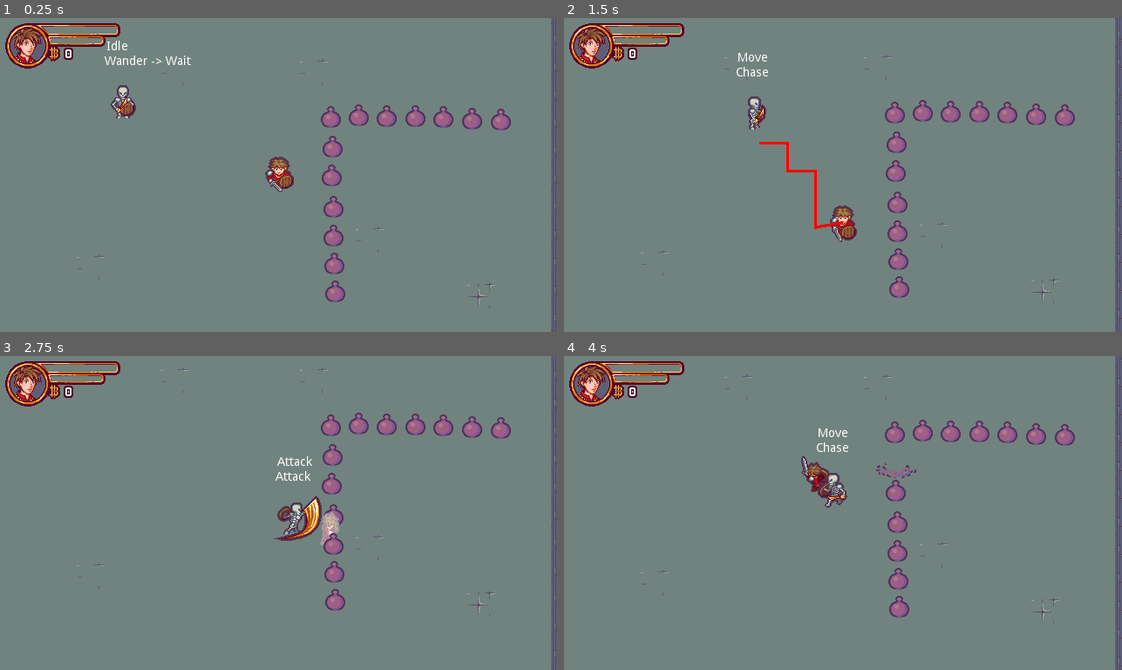
Above: before the commit, frames 1-4 (two rows, left to right).
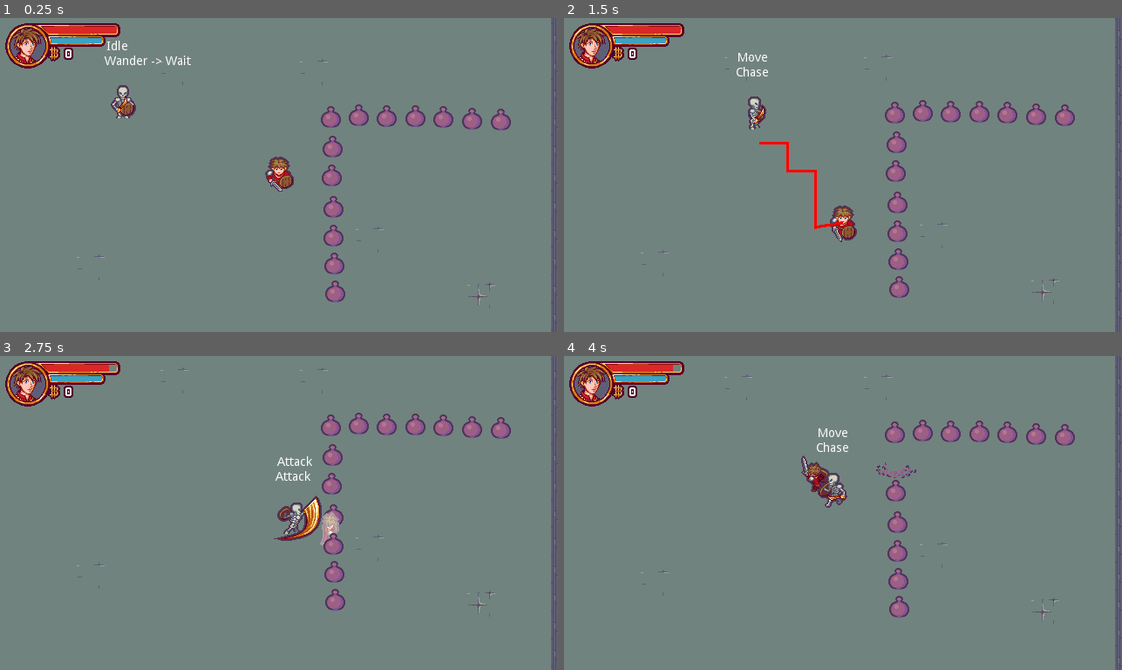
Above: after the commit, the same moments.

Repository: EvilYep/godot-rogue-like-tutorial
Game: Godot game, scene res://Scenes/Levels/Level.tscn
The game is run twice, just before and just after one commit, with the same random seed, the same clock (stepped at 60 frames per second) and the same inputs. Sound files missing from this copy of the repository are replaced by a short silence.
Inputs:
- Up to frame 1 (0.25 s): no input
- Up to frame 2 (1.5 s): tap Enter (ui_accept) at 0.5, 0.77 s; hold Right (ui_right) 0.53-1.28 s; hold Down (ui_down) from 1.28 s (still down)
- Up to frame 3 (2.75 s): tap Enter (ui_accept) at 1.52 s; release Down (ui_down) at 2.03 s; hold Right (ui_right) from 2.03 s (still down)
- Up to frame 4 (4 s): release Right (ui_right) at 2.78 s; hold Up (ui_up) 2.78-3.53 s; tap Enter (ui_accept) at 3.02, 3.77 s; hold Left (ui_left) from 3.53 s (still down)

The runs differ from the first frame. In frame 1, 0.4% of the frame differs, in the area x 7-21%, y 2-9%; in frame 2, 0.4%; in frame 3, 0.4%; in frame 4, 0.4%.

Commit message:
Health bar updating :pager:

Diff:
--- a/Autoload/Events.gd
+++ b/Autoload/Events.gd
@@ -5,4 +5,7 @@
 signal spawn_coin(pos)
 signal coin_collected()
 signal nb_coins_changed(nb_coins)
+
+signal player_hp_changed(new_hp)
+
 signal obstacle_destroyed(obstacle)
--- a/Scenes/Actors/Actor.gd
+++ b/Scenes/Actors/Actor.gd
@@ -128,7 +128,6 @@
 ####  SIGNAL RESPONSES  ####
 
 func _on_hp_changed(new_hp: int) -> void:
-	print(name + " - HP: " + String(new_hp))
 	if new_hp == 0:
 		die()
 
--- a/Scenes/Actors/Character/Player.gd
+++ b/Scenes/Actors/Character/Player.gd
@@ -35,6 +35,11 @@
 
 ####  SIGNAL RESPONSES  ####
 
+func _on_hp_changed(new_hp: int) -> void:
+	._on_hp_changed(new_hp)
+
+	EVENTS.emit_signal("player_hp_changed", new_hp)
+
 func _on_state_changed(new_state: Object) -> void:
 	if new_state.name == "Attack":
 		if _interaction_attempt():
--- a/Scenes/Levels/Level.tscn
+++ b/Scenes/Levels/Level.tscn
@@ -439,6 +439,41 @@
 outline_color = Color( 0.321569, 0, 0.176471, 1 )
 font_data = ExtResource( 9 )
 
+[sub_resource type="StyleBoxFlat" id=40]
+bg_color = Color( 0.862745, 0.156863, 0.156863, 1 )
+
+[sub_resource type="StyleBoxFlat" id=41]
+bg_color = Color( 0.862745, 0.156863, 0.156863, 0 )
+
+[sub_resource type="StyleBoxFlat" id=42]
+bg_color = Color( 0.239216, 0.639216, 0.74902, 1 )
+
+[sub_resource type="StyleBoxFlat" id=43]
+bg_color = Color( 0, 0, 0, 0 )
+
+[sub_resource type="Shader" id=38]
+resource_local_to_scene = true
+code = "shader_type canvas_item;
+
+uniform vec4 flash_color : hint_color = vec4(1.0);
+uniform float opacity  : hint_range(0.0, 1.0) = 0.0;
+
+void fragment() {
+	vec4 current_color = texture(TEXTURE, UV);
+
+	if (current_color.a == 0.0) {
+		discard;
+	}
+
+	COLOR = mix(current_color, flash_color, opacity);
+}"
+
+[sub_resource type="ShaderMaterial" id=39]
+resource_local_to_scene = true
+shader = SubResource( 38 )
+shader_param/flash_color = Color( 1, 1, 1, 1 )
+shader_param/opacity = 0.0
+
 [node name="Level" type="YSort"]
 script = ExtResource( 13 )
 __meta__ = {
@@ -518,6 +553,9 @@
 margin_bottom = 40.0
 texture = ExtResource( 7 )
 script = ExtResource( 10 )
+__meta__ = {
+"_edit_lock_": true
+}
 
 [node name="Portrait" type="TextureRect" parent="UI_Container/UI/HUD"]
 margin_left = 3.0
@@ -547,9 +585,40 @@
 margin_bottom = 49.0
 custom_fonts/font = SubResource( 37 )
 text = "0"
+__meta__ = {
+"_edit_lock_": true
+}
+
+[node name="HP_Bar" type="ProgressBar" parent="UI_Container/UI/HUD"]
+margin_left = 49.0
+margin_top = 7.0
+margin_right = 134.0
+margin_bottom = 21.0
+custom_colors/font_color = Color( 0, 0, 0, 0 )
+custom_styles/fg = SubResource( 40 )
+custom_styles/bg = SubResource( 41 )
+max_value = 10.0
+value = 10.0
+__meta__ = {
+"_edit_lock_": true
+}
+
+[node name="MP_Bar" type="ProgressBar" parent="UI_Container/UI/HUD"]
+margin_left = 58.0
+margin_top = 20.0
+margin_right = 117.0
+margin_bottom = 34.0
+custom_colors/font_color = Color( 0, 0, 0, 0 )
+custom_styles/fg = SubResource( 42 )
+custom_styles/bg = SubResource( 43 )
+value = 100.0
+__meta__ = {
+"_edit_lock_": true
+}
 
 [node name="CoinFactory" type="Node2D" parent="."]
 script = ExtResource( 11 )
 
 [node name="Skeleton" parent="." instance=ExtResource( 12 )]
+material = SubResource( 39 )
 position = Vector2( 469, 246 )
--- a/Scenes/UI/HUD/HUD.gd
+++ b/Scenes/UI/HUD/HUD.gd
@@ -4,6 +4,10 @@
 
 func _ready() -> void:
 	var __ = EVENTS.connect("nb_coins_changed", self, "_on_EVENTS_nb_coins_changed")
+	__ = EVENTS.connect("player_hp_changed", self, "_on_EVENTS_player_hp_changed")
 
 func _on_EVENTS_nb_coins_changed(nb_coins: int) -> void:
 	coin_counter_label.set_text(String(nb_coins))
+
+func _on_EVENTS_player_hp_changed(hp: int) -> void:
+	$HP_Bar.set_value(hp)
Not shown: 1 places in Scenes/Levels/Level.tscn that only renumber resources
